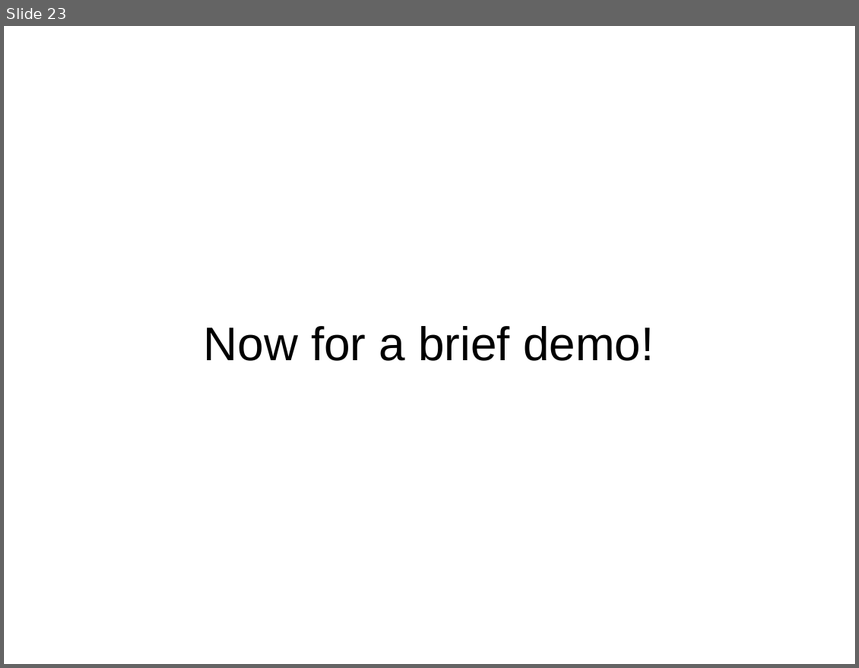
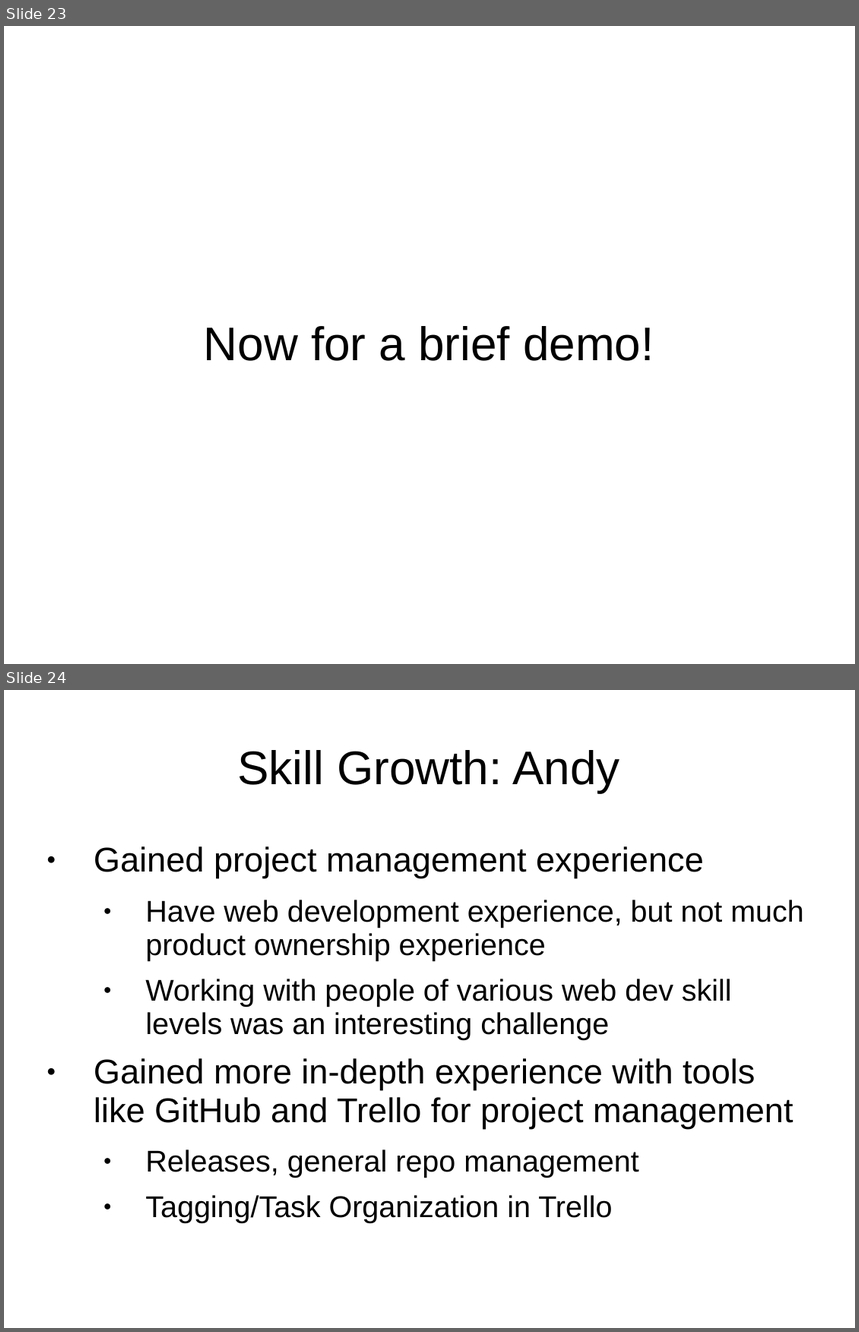
Before and after one commit to CIS3296SoftwareDesignF21/Lichess-Multi-Board-Analysis-Tool, a slide deck: Presentation.ppt. Shown one above the other, each under a label of ours: slide 23 before the commit, slides 23 and 24 after it. The pictures are 859x668 and 859x1332 pixels, drawn with LibreOffice and Linux fonts; fonts in the diff are those of the drawing. Boxes give left, top, right and bottom in pixels: in the first picture for what was removed or moved away, otherwise in the second. Text is boxed around its words. In the diff, an @@ line names an element or a change of style, - is before the commit and + after.

```diff
--- a/Presentation.ppt
+++ b/Presentation.ppt
@@ slide 24 added at box(4, 690, 855, 1328), background #FFFFFF @@
@@ title added at box(238, 750, 620, 793), 44 pt, text #000000 @@
+Skill Growth: Andy
@@ text added at box(94, 847, 804, 1224), 28 pt, text #000000 @@
+● Gained project management experience
+  ● Have web development experience, but not much product ownership experience
+  ● Working with people of various web dev skill levels was an interesting challenge
+● Gained more in-depth experience with tools like GitHub and Trello for project management
+  ● Releases, general repo management
+  ● Tagging/Task Organization in Trello
```
Also in this commit, not shown: 4 slides changed, 5 other slides added.
